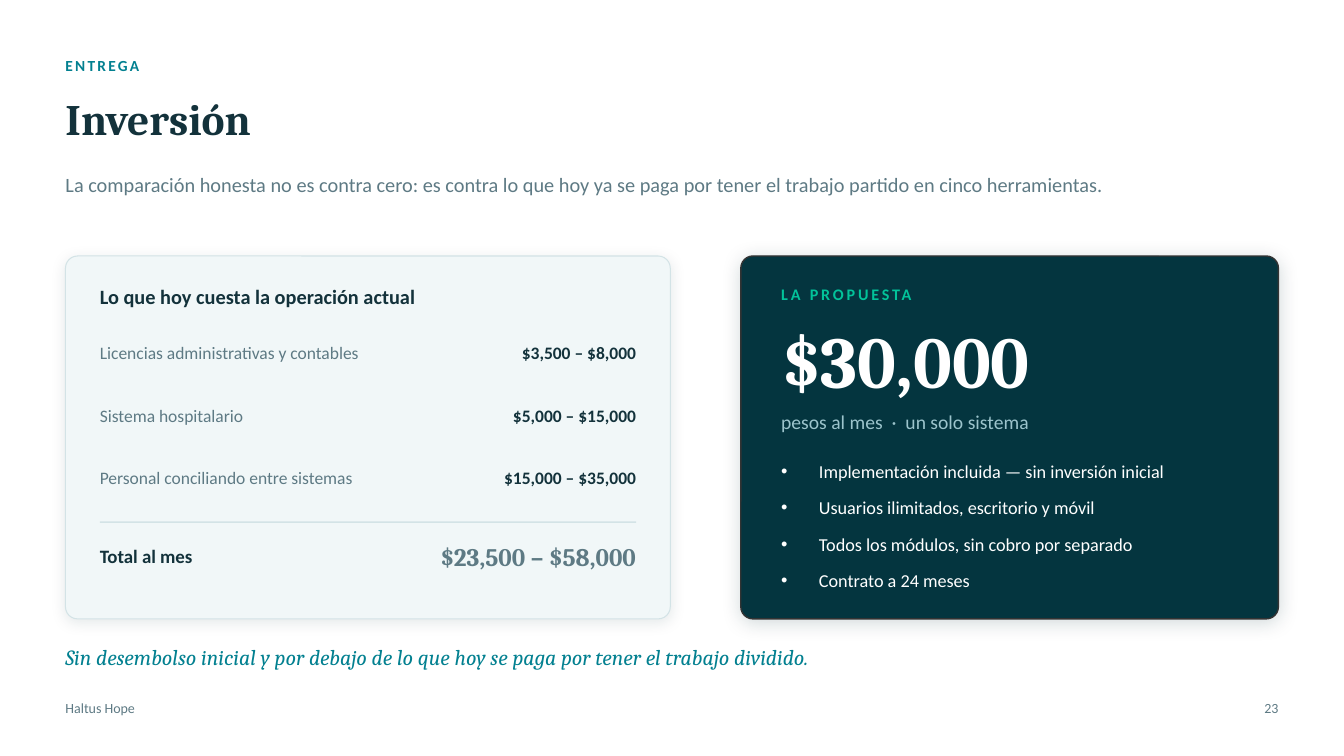
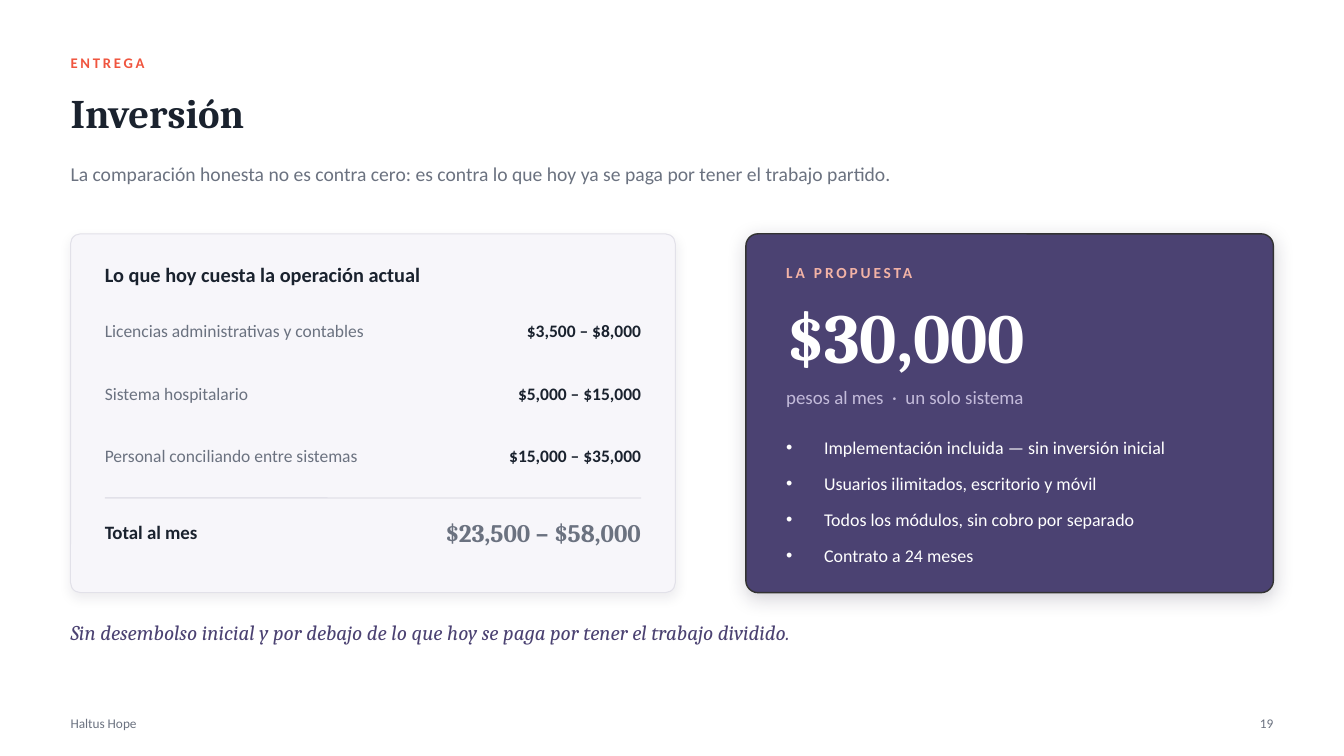
Before and after one commit to juanjobarroeta/contabilidad-os, a slide deck: slide 19 of docs/presentaciones/haltus-hope.pptx (slide 23 before the commit). Drawn at 1344x756 pixels with LibreOffice and Linux fonts; fonts in the diff are those of the drawing. Boxes give left, top, right and bottom in pixels: in the first picture for what was removed or moved away, otherwise in the second. Text is boxed around its words. In the diff, an @@ line names an element or a change of style, - is before the commit and + after.

```diff
--- a/docs/presentaciones/haltus-hope.pptx
+++ b/docs/presentaciones/haltus-hope.pptx
@@ text "ENTREGA" at box(71, 58, 145, 68): size 11 to 10.5 pt, text colour #028090 to #F0553F, letter spacing 1.6 to 2 pt @@
@@ text "Inversión" at box(71, 99, 245, 129): size 31 to 29 pt, text colour #13323B to #1A222E @@
@@ text at box(71, 167, 890, 185): text changed; size 14.5 to 14 pt; text colour #5E7A84 to #6B7280 @@
-La comparación honesta no es contra cero: es contra lo que hoy ya se paga por tener el trabajo partido en cinco herramientas.
+La comparación honesta no es contra cero: es contra lo que hoy ya se paga por tener el trabajo partido.
@@ rounded rectangle: place and size @@
-rounded rectangle at box(66, 256, 670, 619)
+rounded rectangle at box(71, 234, 676, 593)
@@ rounded rectangle at box(71, 234, 676, 593): fill #F1F7F8 to #F7F6FA; outline #D3E3E6 0.75 pt to #E2E1E9 0.75 pt; shadow changed; proportions changed @@
@@ rounded rectangle: place and size @@
-rounded rectangle at box(741, 256, 1278, 619)
+rounded rectangle at box(746, 234, 1273, 593)
@@ rounded rectangle at box(746, 234, 1273, 593): fill #04353F to #4B4272; shadow changed; proportions changed @@
@@ text "LA PROPUESTA": place and size @@
-text "LA PROPUESTA" at box(781, 280, 1238, 309)
+text "LA PROPUESTA" at box(786, 258, 1233, 286)
@@ text "LA PROPUESTA" at box(786, 258, 1233, 286): size 11.5 to 11 pt, text colour #02C39A to #F3B3A6 @@
@@ text "$30,000": place and size @@
-text "$30,000" at box(781, 334, 1029, 398)
+text "$30,000" at box(786, 311, 1025, 373)
@@ text "$30,000" at box(786, 311, 1025, 373): size 52 to 50 pt @@
@@ text "pesos al mes · un ...": place and size @@
-text "pesos al mes · un ..." at box(781, 415, 1029, 432)
+text "pesos al mes · un ..." at box(786, 391, 1023, 407)
@@ text "pesos al mes · un ..." at box(786, 391, 1023, 407): size 14 to 13.5 pt, text colour #9CC4CC to #C3BBDA @@
@@ 7 texts: place and size @@
-7 texts at box(100, 289, 636, 486)
+7 texts at box(105, 267, 641, 464)
@@ text "Implementación incluida — sin inversión ...": place and size @@
-text "Implementación incluida — sin inversión ..." at box(819, 465, 1164, 587)
+text "Implementación incluida — sin inversión ..." at box(824, 441, 1165, 562)
@@ text "Implementación incluida — sin inversión ..." at box(824, 441, 1165, 562): size 13 to 12.8 pt; line spacing 1.14 to 1.15 @@
@@ 2 texts, 1 line: place and size @@
-2 texts, 1 line at box(100, 522, 636, 570)
+2 texts, 1 line at box(105, 498, 641, 546)
@@ line (105, 498) - (641, 498): stroke #D3E3E6 1 pt to #E2E1E9 1 pt @@
@@ text colour #13323B to #1A222E in 5 elements at box(105, 267, 420, 286), box(527, 325, 641, 339), box(518, 388, 641, 402), box(509, 450, 641, 464), box(105, 525, 197, 539) @@
@@ text colour #5E7A84 to #6B7280 in 4 elements at box(105, 325, 363, 340), box(105, 388, 248, 403), box(105, 450, 357, 462), box(445, 523, 641, 546) @@
@@ text "Sin desembolso inicial y por ...": place and size @@
-text "Sin desembolso inicial y por ..." at box(65, 650, 808, 670)
+text "Sin desembolso inicial y por ..." at box(71, 625, 790, 645)
@@ text "Sin desembolso inicial y por ..." at box(71, 625, 790, 645): size 15.5 to 15 pt, text colour #028090 to #4B4272 @@
@@ text "Haltus Hope": place and size @@
-text "Haltus Hope" at box(65, 703, 135, 715)
+text "Haltus Hope" at box(71, 719, 137, 730)
@@ text "Haltus Hope" at box(71, 719, 137, 730): size 10 to 9.5 pt, text colour #5E7A84 to #6B7280 @@
@@ text added at box(1260, 719, 1273, 728), 9.5 pt, text #6B7280 @@
+19
@@ text removed at box(1264, 704, 1278, 713) @@
-23
```
Also in this commit, not shown: 7 other slides changed, 12 slides added, 16 slides removed, 12 other files.
